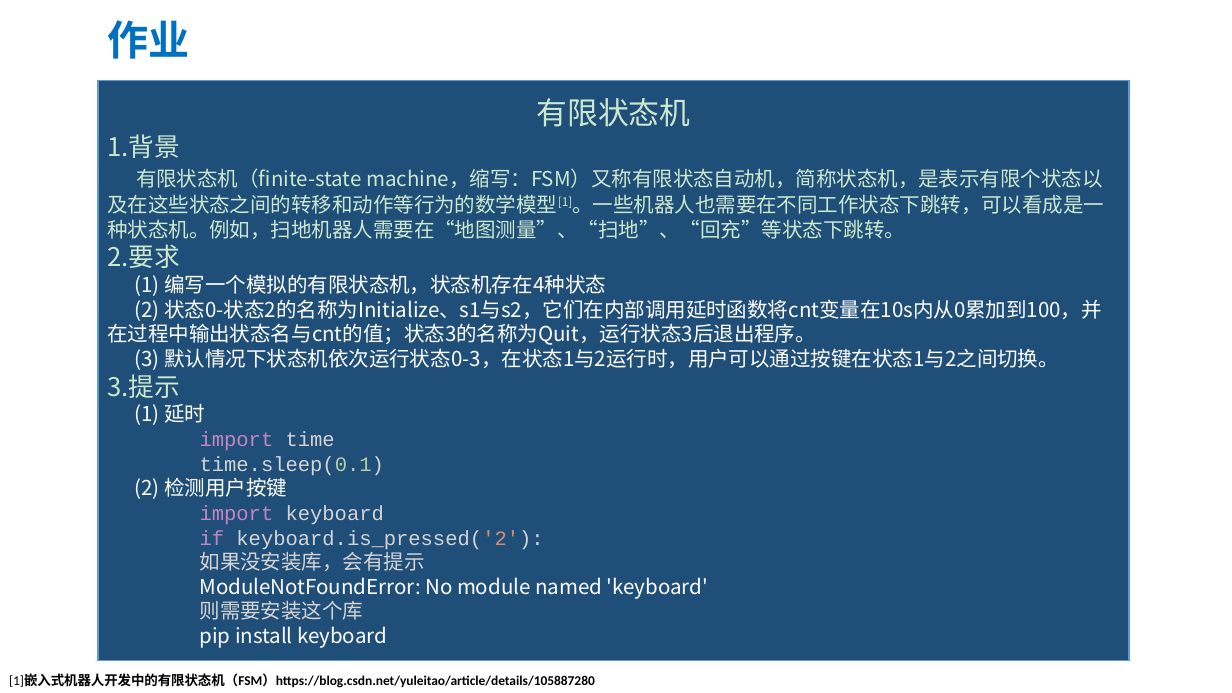
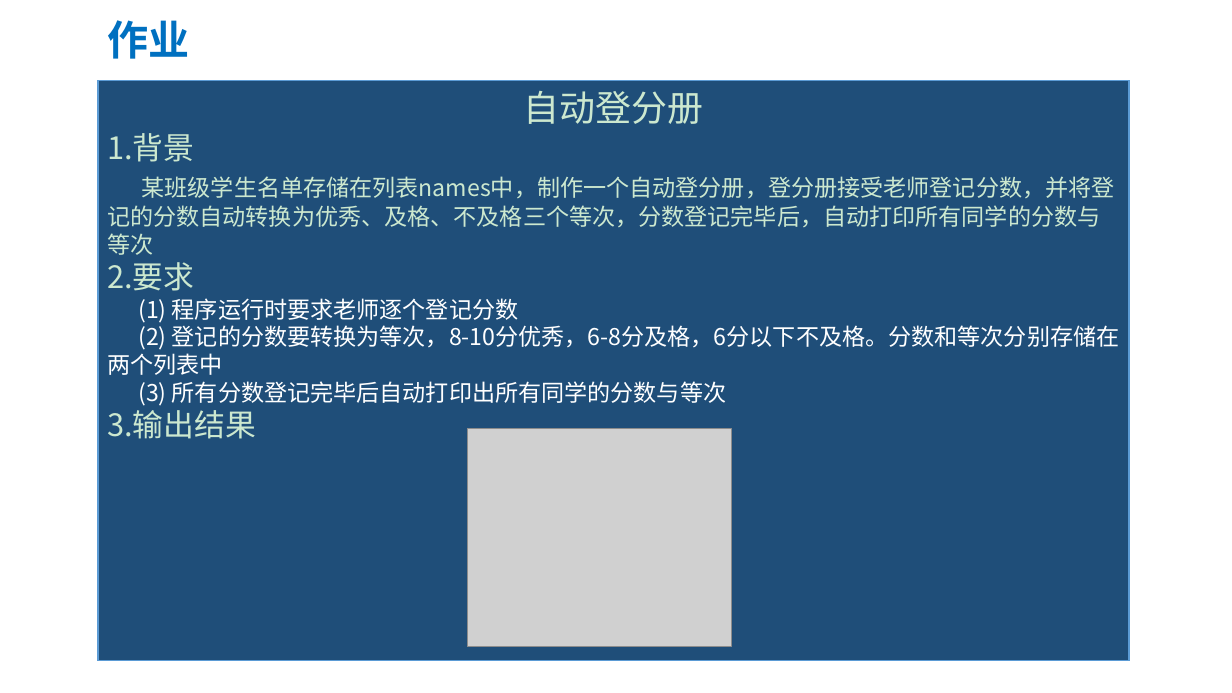
Before and after one commit to oy-tj/RMEPCourseDemo, a slide deck: slide 14 of 02 python基础/02-2 Python基础.pptx. Drawn at 1232x693 pixels with LibreOffice and Linux fonts; fonts in the diff are those of the drawing; grey boxes stand for pictures; background and template pictures are left out. Boxes give left, top, right and bottom in pixels: in the first picture for what was removed or moved away, otherwise in the second. Text is boxed around its words. In the diff, an @@ line names an element or a change of style, - is before the commit and + after.

Commit message:
modified 02-1&02-2

```diff
--- a/02 python基础/02-2 Python基础.pptx
+++ b/02 python基础/02-2 Python基础.pptx
@@ text in rectangle at (x1=524, y1=91, x2=703, y2=124): text changed; size 24 to 28 pt @@
-有限状态机
+自动登分册
@@ text in rectangle at (x1=107, y1=176, x2=1115, y2=255): text changed; size 16 to 18 pt @@
-有限状态机（finite-state machine，缩写：FSM）又称有限状态自动机，简称状态机，是表示有限个状态以及在这些状态之间的转移和动作等行为的数学模型[1]。一些机器人也需要在不同工作状态下跳转，可以看成是一种状态机。例如，扫地机器人需要在“地图测量”、“扫地”、“回充”等状态下跳转。
+某班级学生名单存储在列表names中，制作一个自动登分册，登分册接受老师登记分数，并将登记的分数自动转换为优秀、及格、不及格三个等次，分数登记完毕后，自动打印所有同学的分数与等次
@@ text in rectangle at (x1=107, y1=262, x2=194, y2=291): size 20 to 24 pt in "1.背景", "2.要求" @@
@@ text in rectangle at (x1=107, y1=298, x2=1120, y2=439): text changed; size 16 to 18 pt @@
-(1) 编写一个模拟的有限状态机，状态机存在4种状态
-(2) 状态0-状态2的名称为Initialize、s1与s2，它们在内部调用延时函数将cnt变量在10s内从0累加到100，并在过程中输出状态名与cnt的值；状态3的名称为Quit，运行状态3后退出程序。
-(3) 默认情况下状态机依次运行状态0-3，在状态1与2运行时，用户可以通过按键在状态1与2之间切换。
-3.提示
-(1) 延时
-import time
-time.sleep(0.1)
-(2) 检测用户按键
-import keyboard
-if keyboard.is_pressed('2'):
-如果没安装库，会有提示
-ModuleNotFoundError: No module named 'keyboard'
-则需要安装这个库
-pip install keyboard
+(1) 程序运行时要求老师逐个登记分数
+(2) 登记的分数要转换为等次，8-10分优秀，6-8分及格，6分以下不及格。分数和等次分别存储在两个列表中
+(3) 所有分数登记完毕后自动打印出所有同学的分数与等次
+3.输出结果
@@ picture added at (x1=468, y1=429, x2=732, y2=647) @@
@@ text removed at (x1=9, y1=674, x2=595, y2=688) @@
-[1]嵌入式机器人开发中的有限状态机（FSM）https://blog.csdn.net/yuleitao/article/details/105887280
```
Also in this commit, not shown: 3 other slides changed.
